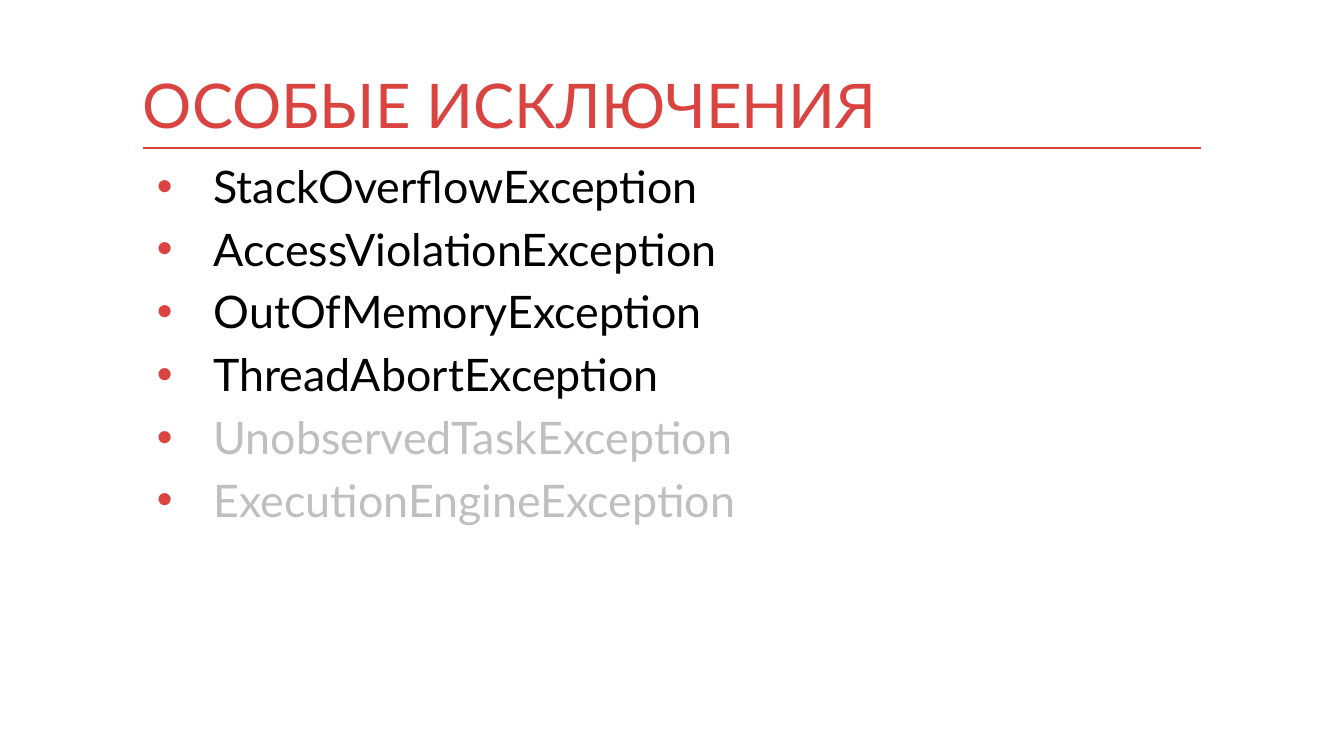
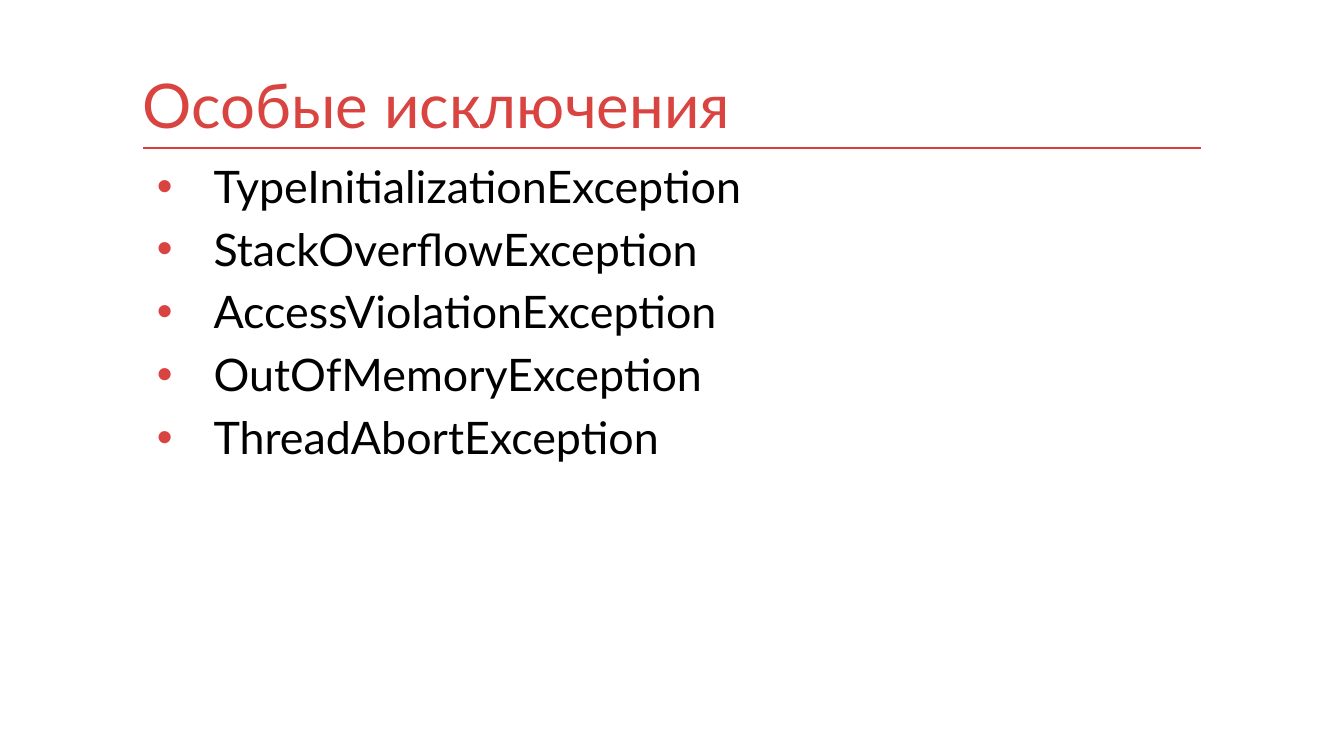
Before and after one commit to kontur-courses/exceptions, a slide deck: slide 27 of exceptions.pptx. Drawn at 1344x756 pixels with LibreOffice and Linux fonts; fonts in the diff are those of the drawing. Boxes give left, top, right and bottom in pixels: in the first picture for what was removed or moved away, otherwise in the second. Text is boxed around its words. In the diff, an @@ line names an element or a change of style, - is before the commit and + after.

```diff
--- a/exceptions.pptx
+++ b/exceptions.pptx
@@ title at (143, 83, 730, 129): text changed @@
-ОСОБЫЕ ИСКЛЮЧЕНИЯ
+Особые исключения
@@ text at (214, 170, 742, 211): paragraph added @@
+• TypeInitializationException
@@ text at (214, 421, 736, 525): paragraphs removed @@
-• UnobservedTaskException
-• ExecutionEngineException
```
Also in this commit, not shown: 37 other slides changed, 2 slides added, 3 slides removed.
